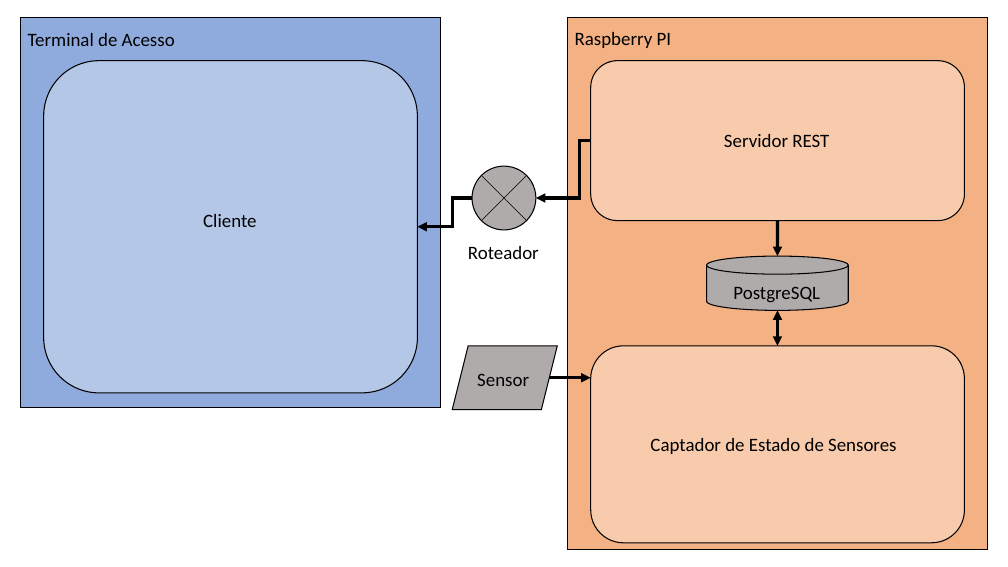
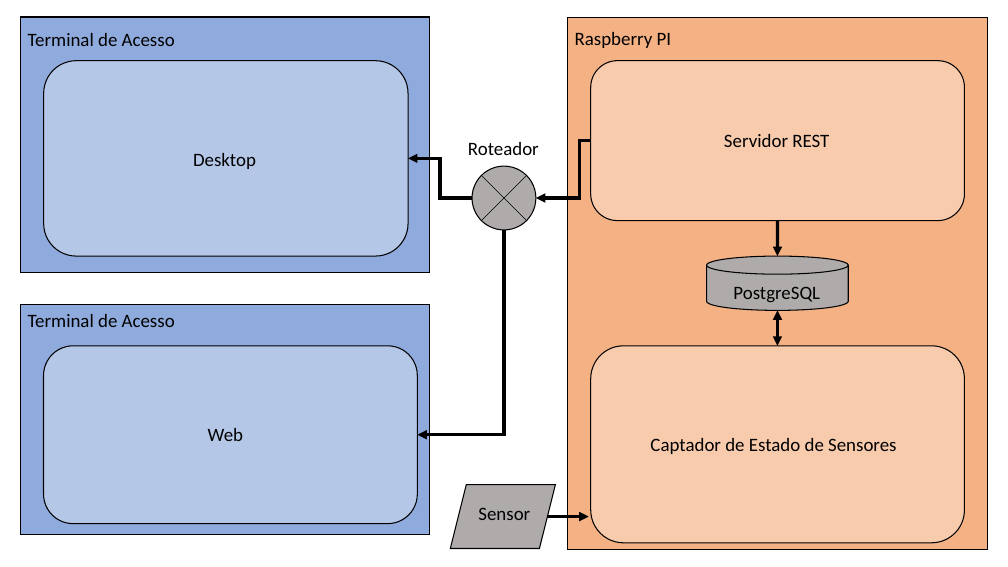
Before and after one commit to osmorais/MEMCH, a slide deck: slide 1 of docs/Diagramas/Diagramas de Arquitetura.pptx. Drawn at 1008x567 pixels with LibreOffice and Linux fonts; fonts in the diff are those of the drawing. Boxes give left, top, right and bottom in pixels: in the first picture for what was removed or moved away, otherwise in the second. Text is boxed around its words. In the diff, an @@ line names an element or a change of style, - is before the commit and + after.

```diff
--- a/docs/Diagramas/Diagramas de Arquitetura.pptx
+++ b/docs/Diagramas/Diagramas de Arquitetura.pptx
@@ rectangle: place and size @@
-rectangle at bbox=[20, 17, 441, 408]
+rectangle at bbox=[20, 17, 430, 273]
@@ rounded rectangle: place and size @@
-rounded rectangle at bbox=[44, 60, 417, 392]
+rounded rectangle at bbox=[44, 60, 408, 256]
@@ text "Roteador": place and size @@
-text "Roteador" at bbox=[468, 246, 539, 259]
+text "Roteador" at bbox=[468, 142, 539, 155]
@@ text added at bbox=[193, 153, 256, 169], 18 pt, text #000000 @@
+Desktop
@@ elbow arrow moved from (472, 198) - (417, 227) to (472, 198) - (408, 159) @@
@@ text removed at bbox=[203, 214, 256, 227] @@
-Cliente
@@ elbow arrow added from (504, 230) to (417, 435), #000000 3 pt @@
@@ rectangle added at bbox=[20, 305, 430, 535], fill #8FAADC, outline #000000 1 pt @@
@@ text added at bbox=[28, 314, 175, 327], 18 pt, text #000000 @@
+Terminal de Acesso
@@ rounded rectangle added at bbox=[44, 346, 418, 523], fill #B4C7E7, outline #000000 1 pt @@
@@ text added at bbox=[208, 428, 243, 441], 18 pt, text #000000 @@
+Web
@@ parallelogram: place and size @@
-parallelogram at bbox=[452, 346, 557, 410]
+parallelogram at bbox=[451, 485, 556, 549]
@@ text "Sensor": place and size @@
-text "Sensor" at bbox=[477, 373, 529, 386]
+text "Sensor" at bbox=[478, 507, 530, 520]
@@ arrow moved from (550, 378) - (591, 378) to (547, 516) - (589, 516) @@
```
Also in this commit, not shown: 1 other slide changed, 1 slide added, 8 other files.
